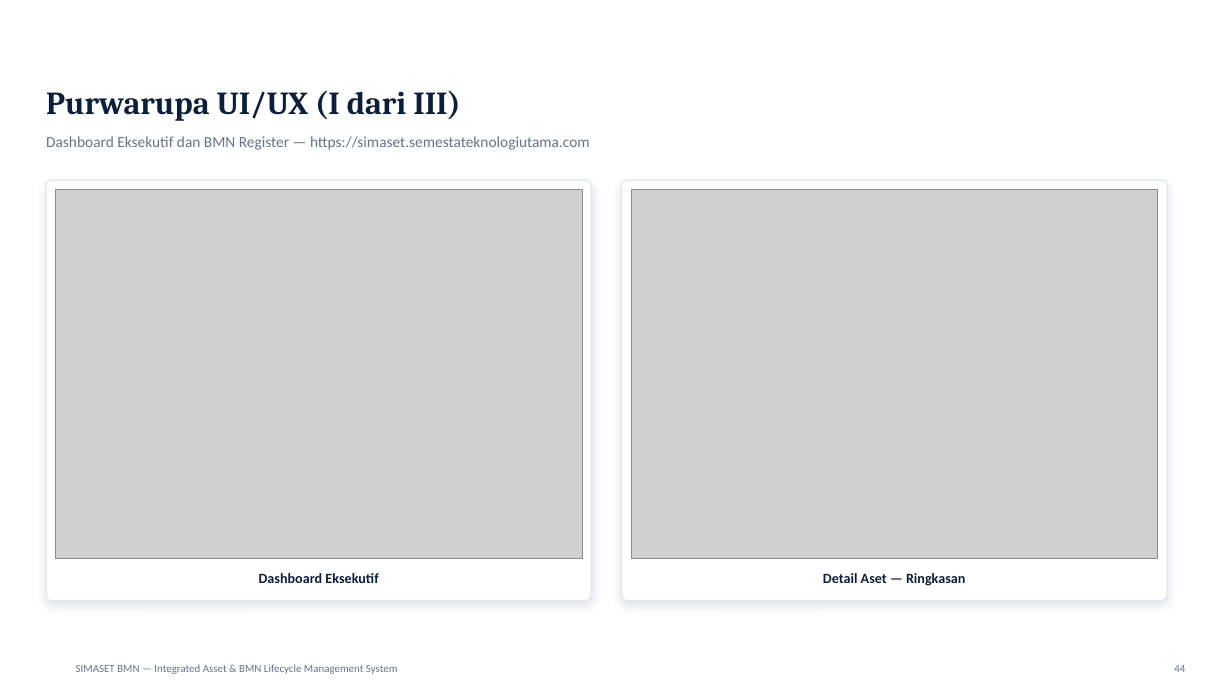
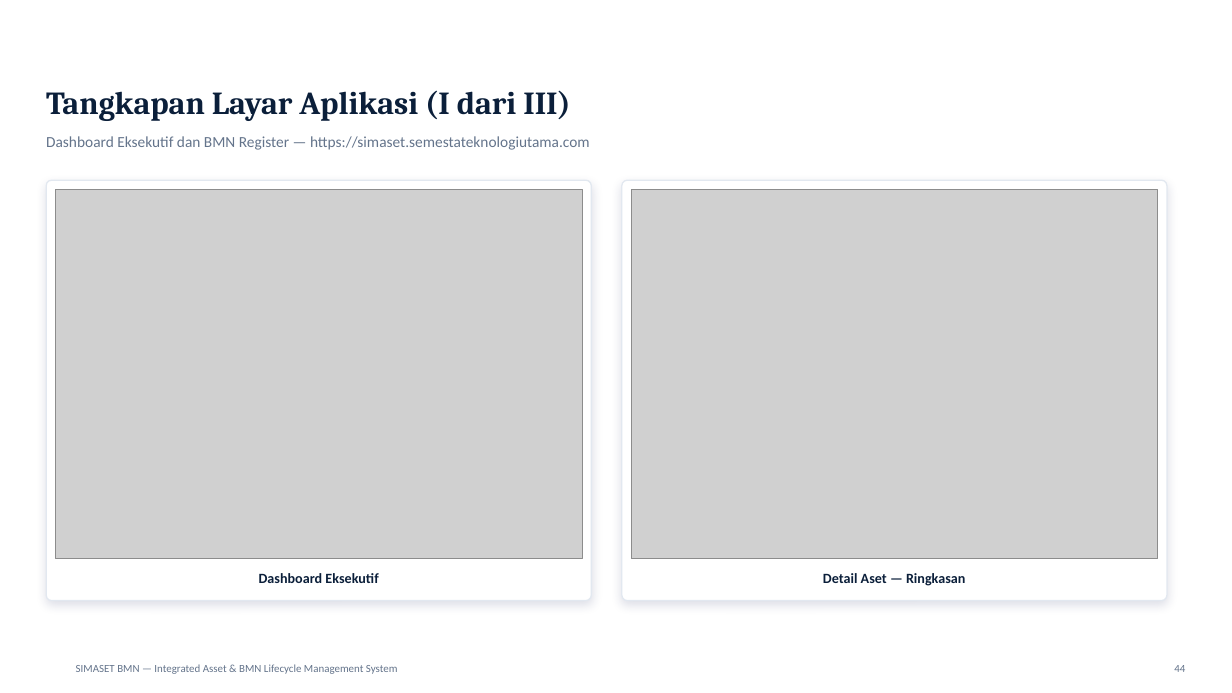
Before and after one commit to DrOsmond-STU/asetmanajemen, a slide deck: slide 45 of docs/SIMASET-BMN-Presentasi.pptx. Drawn at 1232x693 pixels with LibreOffice and Linux fonts; fonts in the diff are those of the drawing; grey boxes stand for pictures; background and template pictures are left out. Boxes give left, top, right and bottom in pixels: in the first picture for what was removed or moved away, otherwise in the second. Text is boxed around its words. In the diff, an @@ line names an element or a change of style, - is before the commit and + after.

```diff
--- a/docs/SIMASET-BMN-Presentasi.pptx
+++ b/docs/SIMASET-BMN-Presentasi.pptx
@@ text at (46, 90, 570, 121): text changed @@
-Purwarupa UI/UX (I dari III)
+Tangkapan Layar Aplikasi (I dari III)
```
Also in this commit, not shown: 22 other slides changed, 4 other files.
